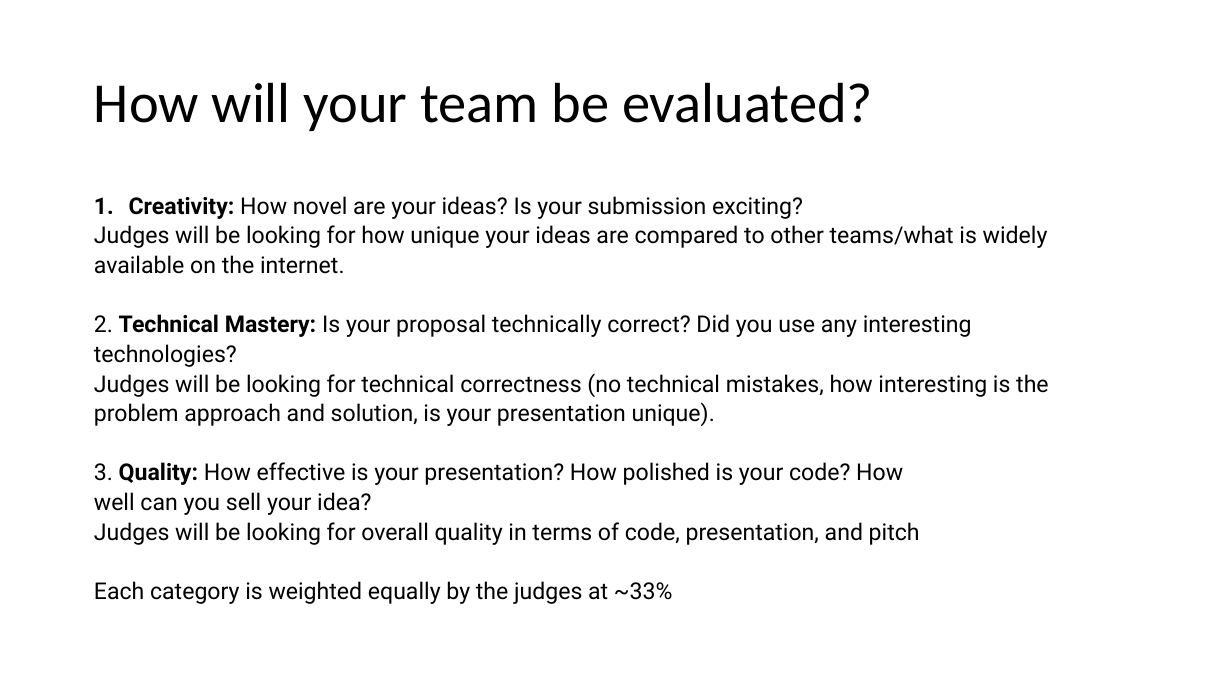
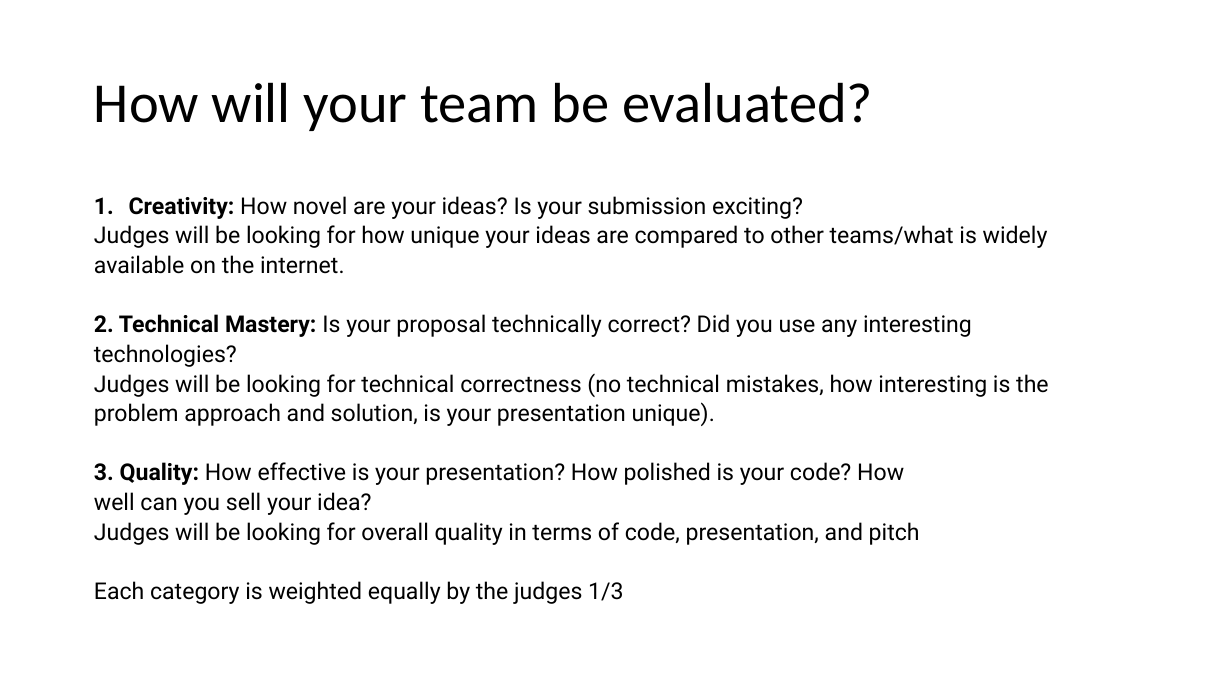
Before and after one commit to MLDS-UT-Austin/DataHack2022, a slide deck: slide 10 of DataHack 2022.pptx (slide 9 before the commit). Drawn at 1232x693 pixels with LibreOffice and Linux fonts; fonts in the diff are those of the drawing. Boxes give left, top, right and bottom in pixels: in the first picture for what was removed or moved away, otherwise in the second. Text is boxed around its words. In the diff, an @@ line names an element or a change of style, - is before the commit and + after.

```diff
--- a/DataHack 2022.pptx
+++ b/DataHack 2022.pptx
@@ text at box(94, 314, 972, 485): bold on in "2.", "3." @@
@@ text at box(94, 581, 623, 604): text changed @@
-Each category is weighted equally by the judges at ~33%
+Each category is weighted equally by the judges 1/3
```
Also in this commit, not shown: 1 other slide changed, 2 slides added.
